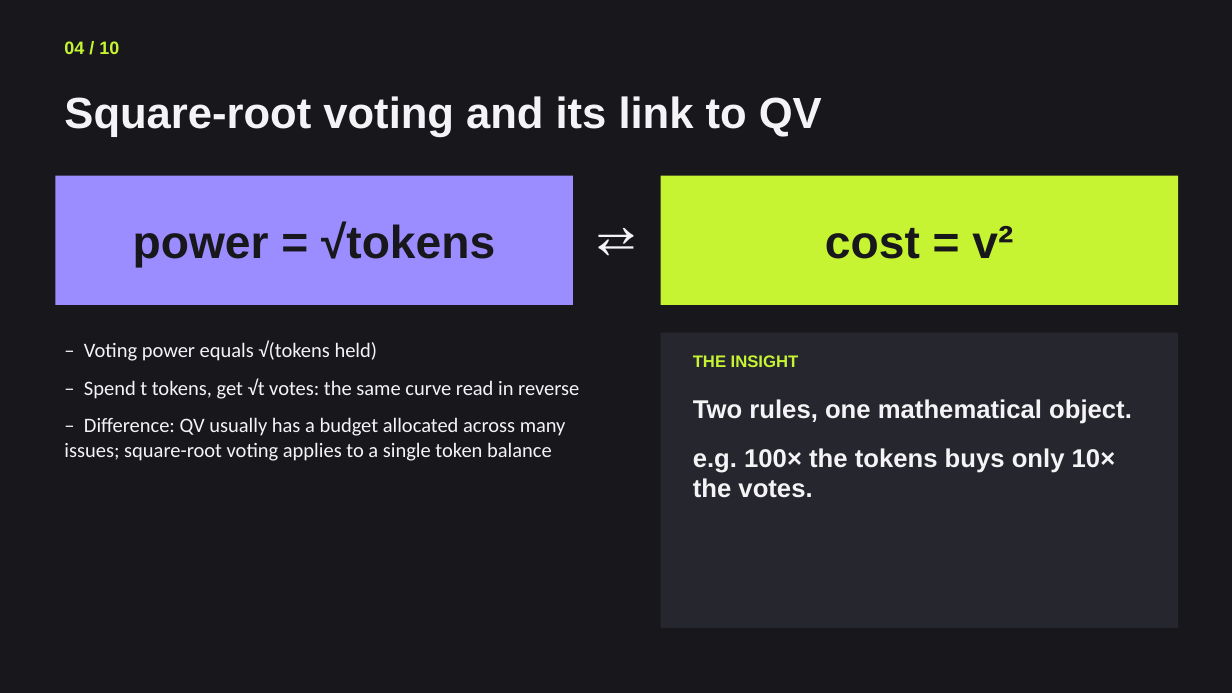
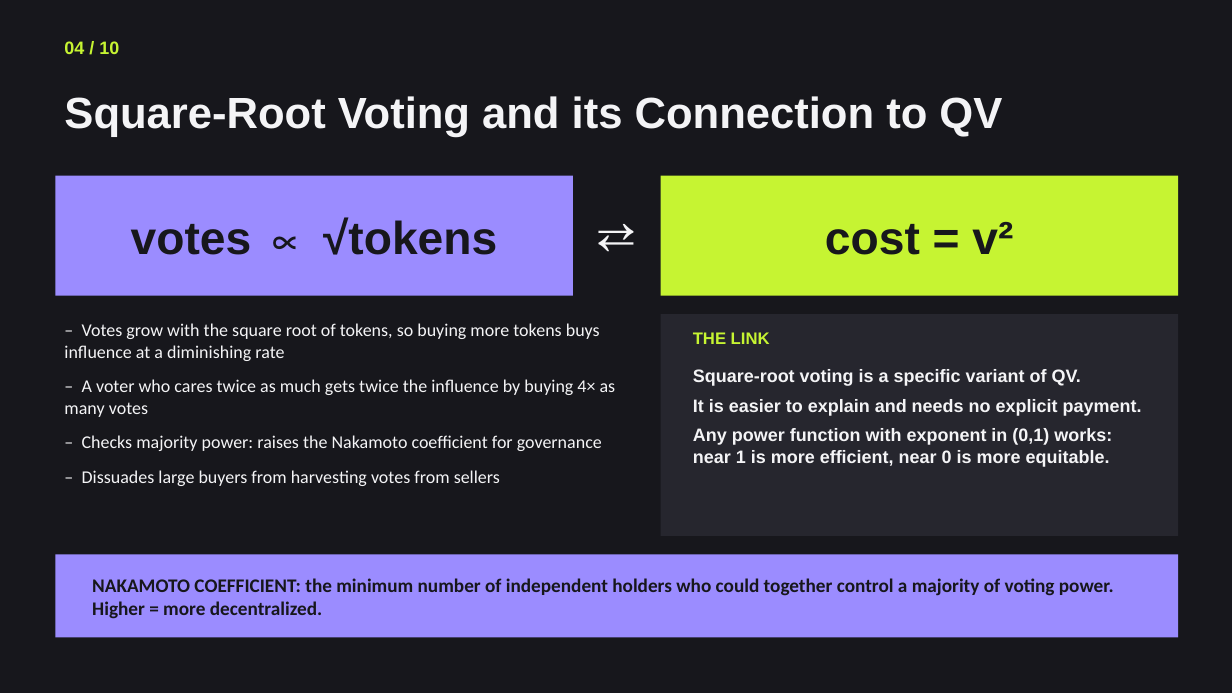
Before and after one commit to Jeanmauratille/quadratic_voting, a slide deck: slide 4 of final_project_outline.pptx. Drawn at 1232x693 pixels with LibreOffice and Linux fonts; fonts in the diff are those of the drawing. Boxes give left, top, right and bottom in pixels: in the first picture for what was removed or moved away, otherwise in the second. Text is boxed around its words. In the diff, an @@ line names an element or a change of style, - is before the commit and + after.

```diff
--- a/final_project_outline.pptx
+++ b/final_project_outline.pptx
@@ text at bbox=[64, 96, 1002, 137]: text changed @@
-Square-root voting and its link to QV
+Square-Root Voting and its Connection to QV
@@ rectangle: place and size @@
-rectangle at bbox=[55, 176, 573, 305]
+rectangle at bbox=[55, 176, 573, 296]
@@ text "⇄" rewrapped from bbox=[573, 176, 661, 305] to bbox=[573, 176, 661, 296] @@
@@ text "cost = v²": place and size @@
-text "cost = v²" at bbox=[825, 226, 1013, 259]
+text "cost = v²" at bbox=[825, 222, 1013, 255]
@@ rectangle: place and size @@
-rectangle at bbox=[661, 176, 1178, 305]
+rectangle at bbox=[661, 176, 1178, 296]
@@ text at bbox=[131, 217, 497, 255]: text changed @@
-power = √tokens
+votes ∝ √tokens
@@ text at bbox=[64, 323, 616, 486]: text changed; size 16 to 14 pt @@
-– Voting power equals √(tokens held)
-– Spend t tokens, get √t votes: the same curve read in reverse
-– Difference: QV usually has a budget allocated across many issues; square-root voting applies to a single token balance
+– Votes grow with the square root of tokens, so buying more tokens buys influence at a diminishing rate
+– A voter who cares twice as much gets twice the influence by buying 4× as many votes
+– Checks majority power: raises the Nakamoto coefficient for governance
+– Dissuades large buyers from harvesting votes from sellers
@@ rectangle: place and size @@
-rectangle at bbox=[661, 333, 1178, 628]
+rectangle at bbox=[661, 314, 1178, 536]
@@ text at bbox=[693, 332, 770, 344]: text changed @@
-THE INSIGHT
+THE LINK
@@ text at bbox=[693, 369, 1112, 467]: text changed; size 20 to 14 pt @@
-Two rules, one mathematical object.
-e.g. 100× the tokens buys only 10× the votes.
+Square-root voting is a specific variant of QV.
+It is easier to explain and needs no explicit payment.
+Any power function with exponent in (0,1) works: near 1 is more efficient, near 0 is more equitable.
@@ rectangle added at bbox=[55, 555, 1178, 638], fill #9B8CFF @@
@@ text added at bbox=[92, 578, 1114, 619], 15 pt, text #17171C, bold @@
+NAKAMOTO COEFFICIENT: the minimum number of independent holders who could together control a majority of voting power. Higher = more decentralized.
```
Also in this commit, not shown: 4 other slides changed, 4 slides added, 4 slides removed, 3 other files.
